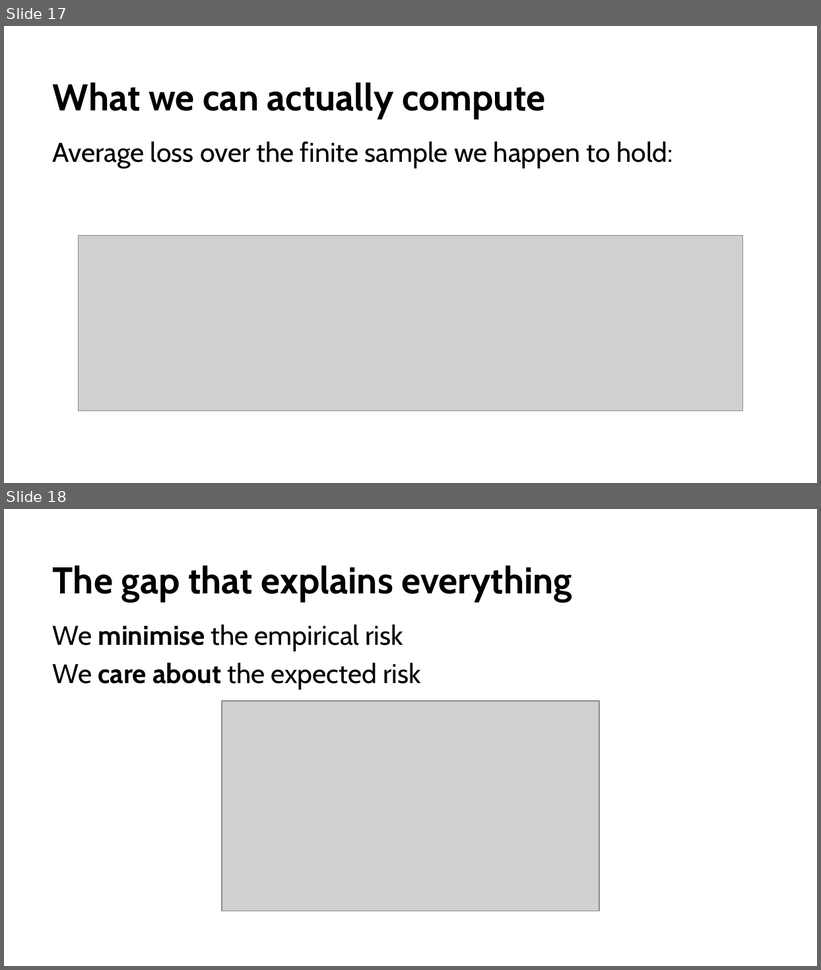
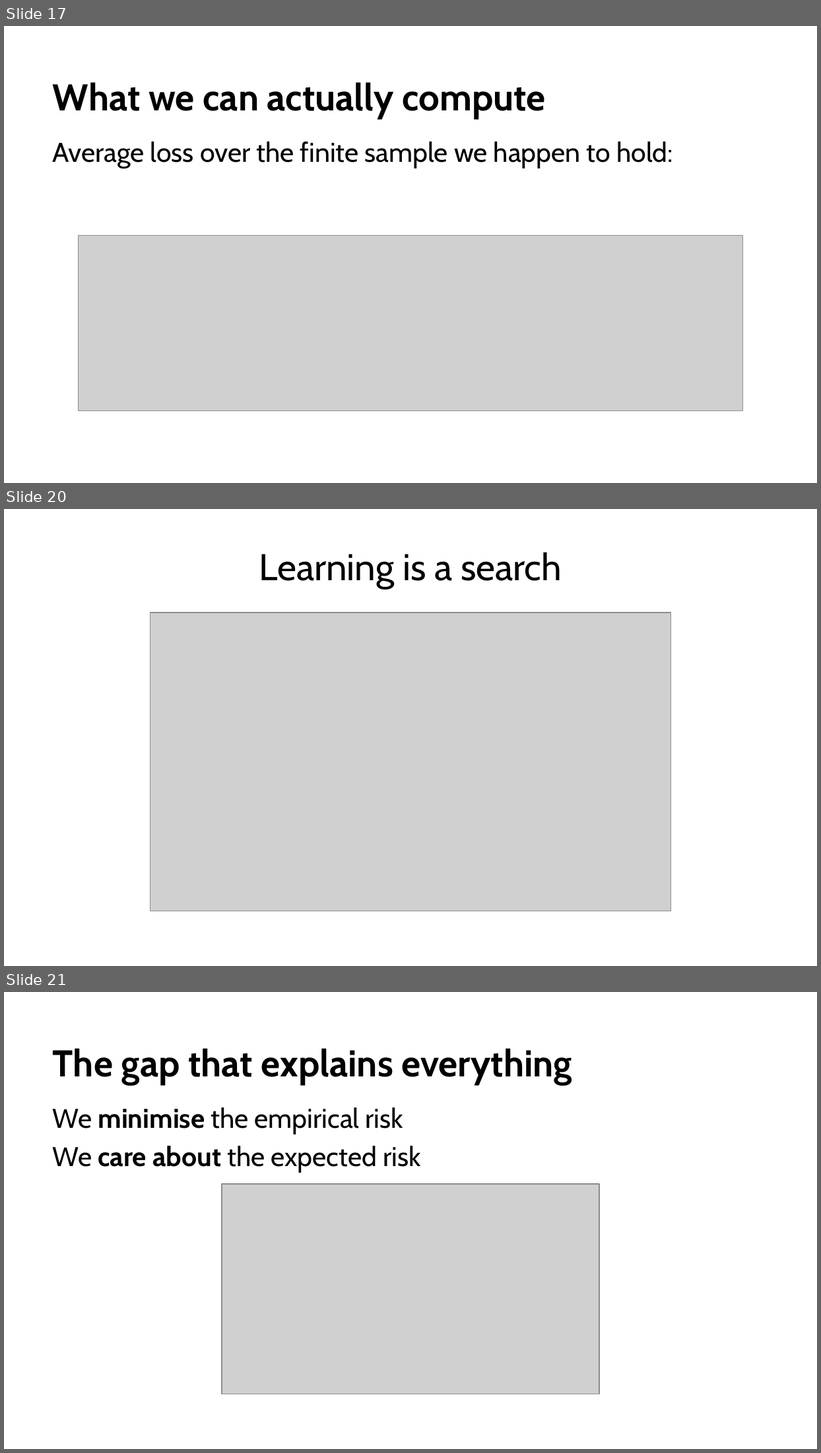
Before and after one commit to fabioantonini/technologies-for-artificial-intelligence, a slide deck: Lessons/01_introduction_and_workflow/Slides/introduction_and_workflow_slides.pptx. Shown one above the other, each under a label of ours: slides 17 and 18 before the commit, slides 17, 20 and 21 after it; the slides between them are not shown. The pictures are 821x970 and 821x1453 pixels, drawn with LibreOffice and Linux fonts; fonts in the diff are those of the drawing; grey boxes stand for pictures; background and template pictures are left out. Boxes give left, top, right and bottom in pixels: in the first picture for what was removed or moved away, otherwise in the second. Text is boxed around its words. In the diff, an @@ line names an element or a change of style, - is before the commit and + after.

```diff
--- a/Lessons/01_introduction_and_workflow/Slides/introduction_and_workflow_slides.pptx
+++ b/Lessons/01_introduction_and_workflow/Slides/introduction_and_workflow_slides.pptx
@@ slide 20 added at box(4, 509, 817, 966), background #FFFFFF @@
@@ title added at box(259, 552, 562, 589), 33 pt, text #1A1A1A @@
+Learning is a search
@@ picture added at box(151, 613, 671, 912) @@
@@ what was slide 18 is now slide 21 @@
```
Also in this commit, not shown: 3 slides changed, 2 other slides added, 8 other files.
